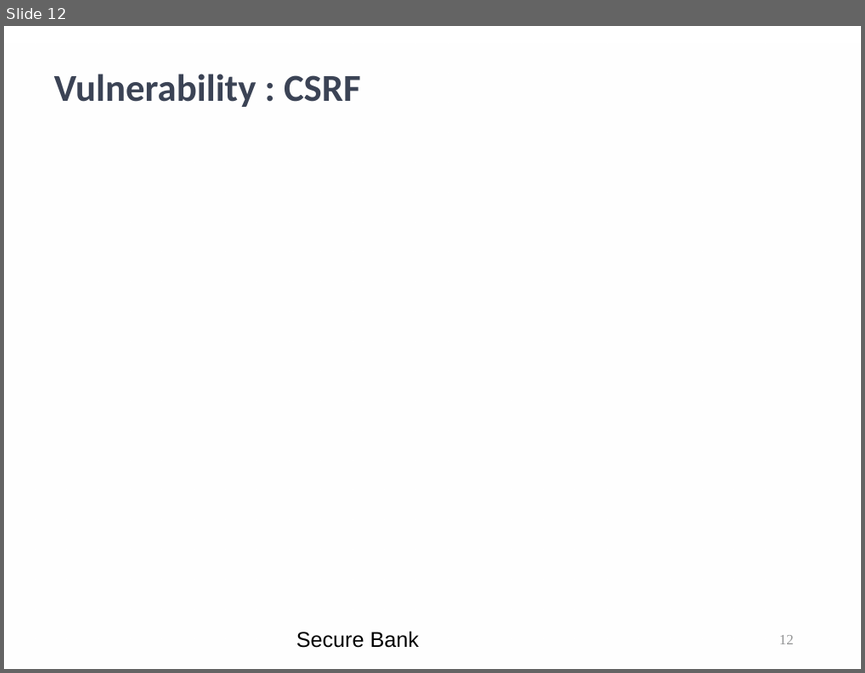
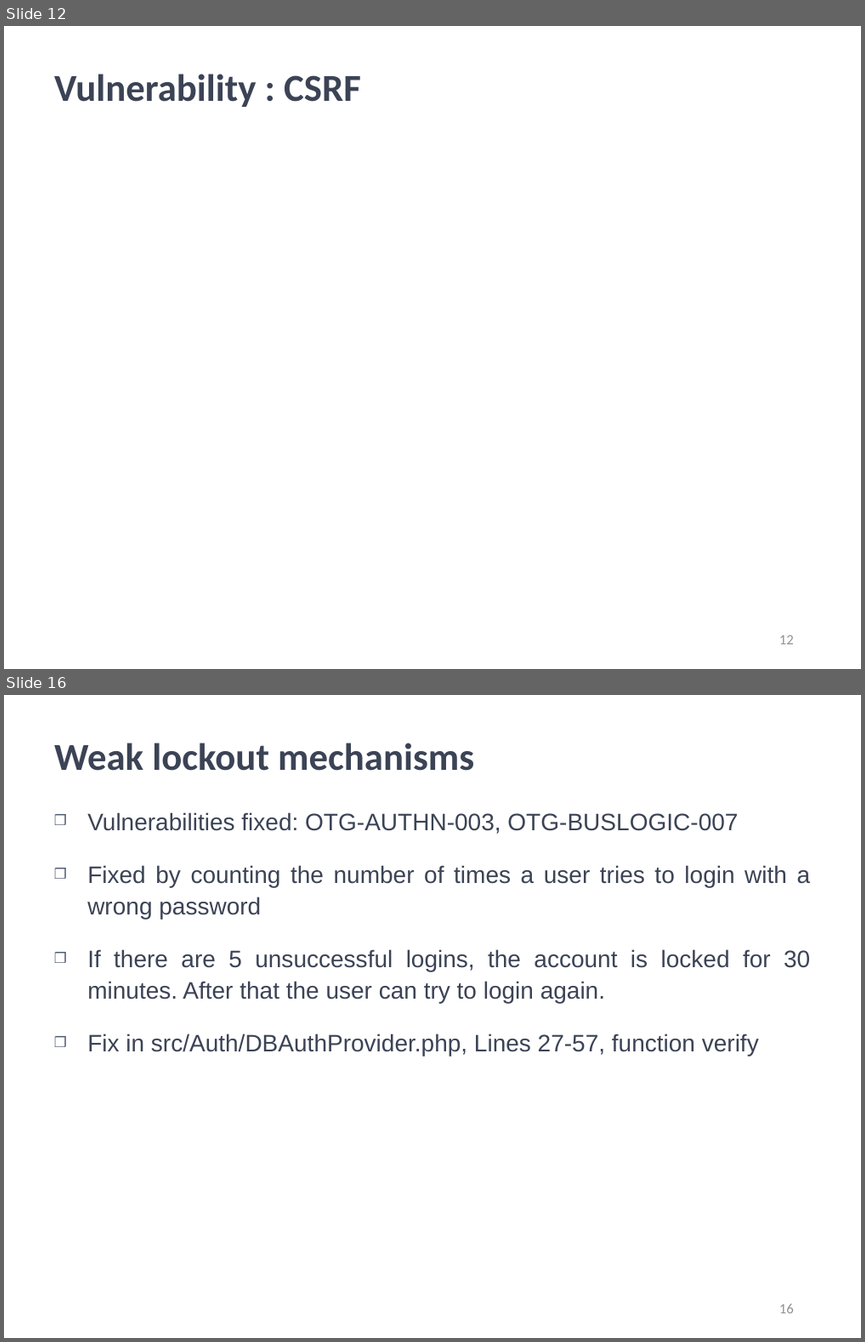
Before and after one commit to kwuerl/secure-coding-team-8, a slide deck: presentations/Phase3.ppt. Shown one above the other, each under a label of ours: slide 12 before the commit, slides 12 and 16 after it; the slides between them are not shown. The pictures are 865x673 and 865x1342 pixels, drawn with LibreOffice and Linux fonts; fonts in the diff are those of the drawing; background and template pictures are left out. Boxes give left, top, right and bottom in pixels: in the first picture for what was removed or moved away, otherwise in the second. Text is boxed around its words. In the diff, an @@ line names an element or a change of style, - is before the commit and + after.

```diff
--- a/presentations/Phase3.ppt
+++ b/presentations/Phase3.ppt
@@ slide 16 added at (4, 695, 861, 1338), background picture (left out) @@
@@ title added at (54, 743, 474, 771), 32 pt, text #3B4355, bold @@
+Weak lockout mechanisms
@@ text added at (87, 812, 811, 1055), 20 pt, text #3B4355 @@
+❒ Vulnerabilities fixed: OTG-AUTHN-003, OTG-BUSLOGIC-007
+❒ Fixed by counting the number of times a user tries to login with a wrong password
+❒ If there are 5 unsuccessful logins, the account is locked for 30 minutes. After that the user can try to login again.
+❒ Fix in src/Auth/DBAuthProvider.php, Lines 27-57, function verify
@@ page number added at (779, 1304, 794, 1313), 12 pt, text #919293 @@
+16
@@ slide 12 changed as well @@
@@ rectangle removed at (4, 43, 861, 669) @@
@@ text removed at (296, 630, 419, 647) @@
-Secure Bank
@@ page number at (779, 635, 794, 644): font Times New Roman to Calibri @@
```
Also in this commit, not shown: 34 other slides changed, 12 other slides added, 1 slide removed.
